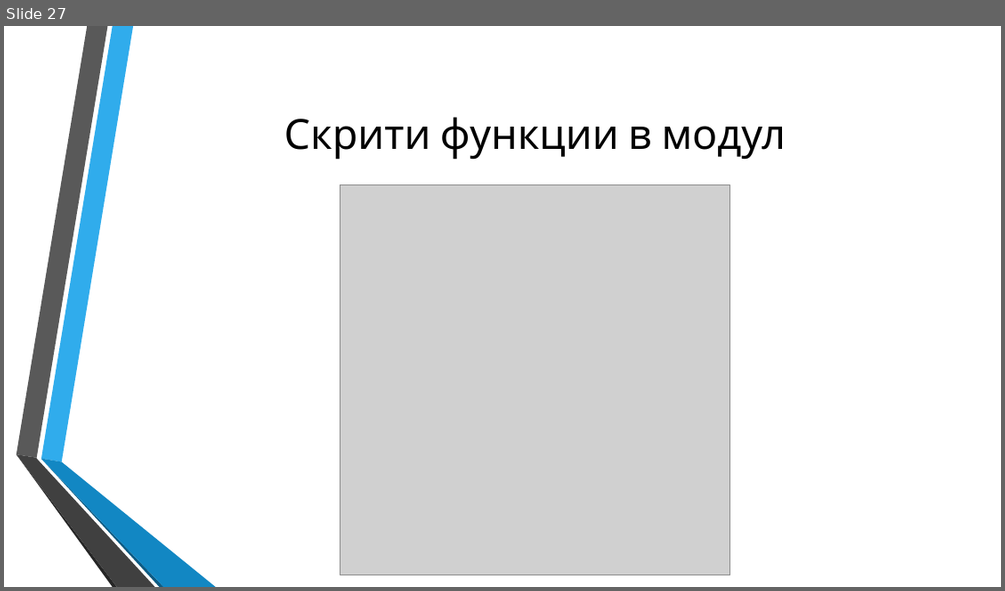
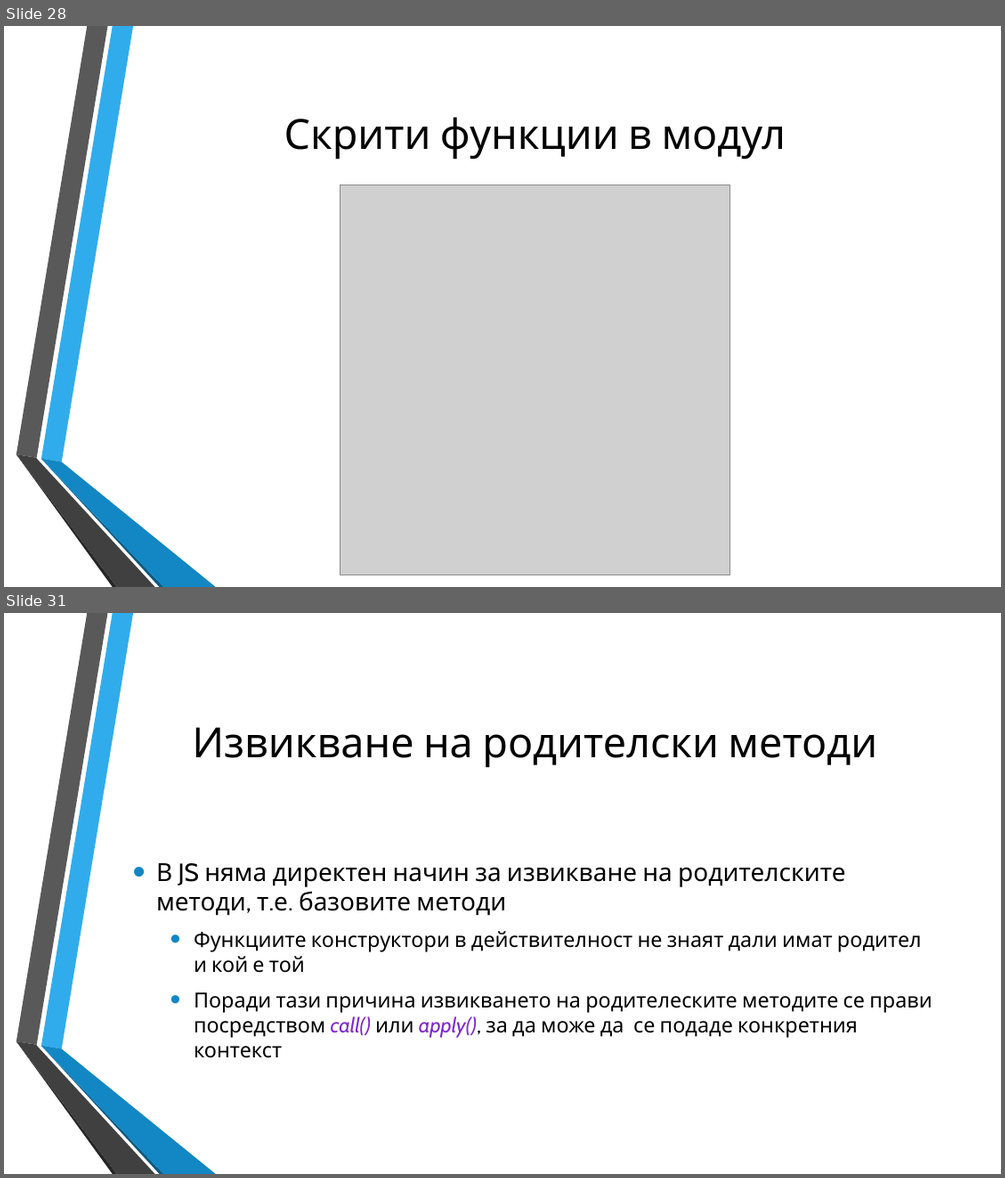
Before and after one commit to dnmitev/IT-Academy, a slide deck: JS Fundamentals/8.OOP/JS-OOP.pptx. Shown one above the other, each under a label of ours: slide 27 before the commit, slides 28 and 31 after it; the slides between them are not shown. The pictures are 1005x591 and 1005x1178 pixels, drawn with LibreOffice and Linux fonts; fonts in the diff are those of the drawing; grey boxes stand for pictures; background and template pictures are left out. Boxes give left, top, right and bottom in pixels: in the first picture for what was removed or moved away, otherwise in the second. Text is boxed around its words. In the diff, an @@ line names an element or a change of style, - is before the commit and + after.

```diff
--- a/JS Fundamentals/8.OOP/JS-OOP.pptx
+++ b/JS Fundamentals/8.OOP/JS-OOP.pptx
@@ slide 31 added at [4,613,1001,1174], background picture (left out); not listed: 6 template elements that a slide beside it also shows @@
@@ title added at [192,727,877,768], 40 pt, text #000000 @@
+Извикване на родителски методи
@@ text added at [156,863,932,1058], 20 pt, text #000000 @@
+• В JS няма директен начин за извикване на родителските методи, т.е. базовите методи
+  • Функциите конструктори в действителност не знаят дали имат родител и кой е той
+  • Поради тази причина извикването на родителеските методите се прави посредством call() или apply(), за да може да се подаде конкретния контекст
@@ what was slide 27 is now slide 28 @@
```
Also in this commit, not shown: 3 slides changed, 16 other slides added, 7 other files.
